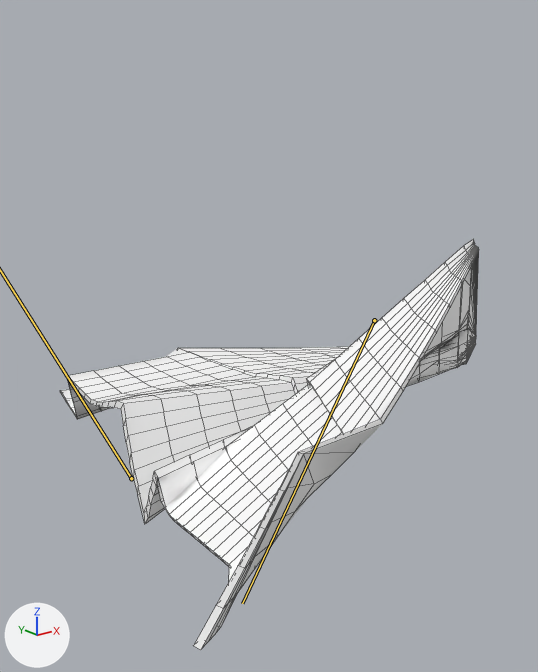
One commit to the FBX model SparkleLeaf/Assets/Art/Models/paperPlane.fbx: the scene before it, then after it.
Camera for both pictures: a 50 mm camera at (-0.1007, -0.1022, 0.0746) aimed at (-0.0016, 0.0216, 0.0251). Lighting does not change. The marker at lower left points along +X, +Y and +Z. Both versions are drawn at frame 2 of the action 'rotateLidle'; the numbers are the values there. The bones that change are drawn over the model as lines. Mesh edges are drawn as thin lines.
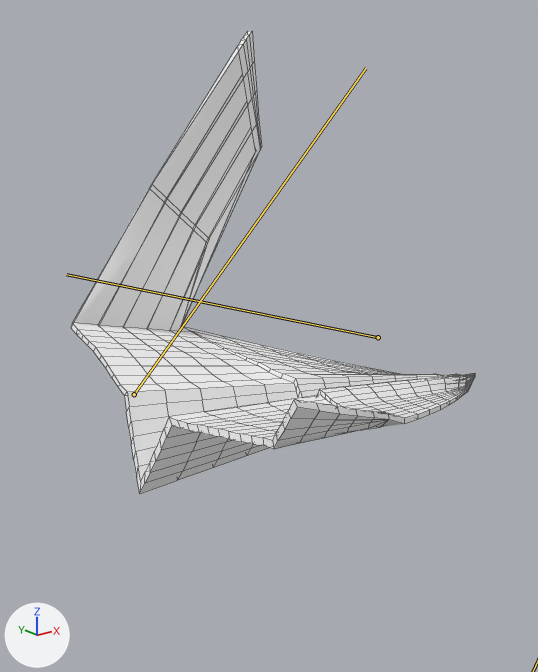
The edits, one by one:
Bone 'spine_L' (bone_spine_l) turns from (-13, 0, 0) to (0, 0, 0) degrees about its own x, y and z.
Bone 'wing_01_L' (bone_wing_01_l) turns from (-22, 0, 0) to (0, 0, 0) degrees about its own x, y and z.
Bone 'wing_02_L' (bone_wing_02_l) turns from (2, 0, 0) to (3, 0, 0) degrees about its own x, y and z.
Bone 'wing_03_L' (bone_wing_03_l) turns from (-39, 0, 0) to (-5, 0, 0) degrees about its own x, y and z.
Bone 'spine_R' (bone_spine_r) turns from (-4, 0, 0) to (0, 0, 0) degrees about its own x, y and z.
Bone 'wing_02_R' (bone_wing_02_r) turns from (-6, 0, 0) to (4, 0, 0) degrees about its own x, y and z.
Bone 'wing_03_R' (bone_wing_03_r) turns from (-13, 0, 0) to (59, 0, 0) degrees about its own x, y and z.

Boxes [x1, y1, x2, y2] around the edits, measured in the pictures (538 x 672 px):
'plane', posed (13% taller): before [60, 239, 479, 650]; after [71, 30, 475, 493]
bone 'wing_03_R', root to tip: before (374, 320) to (242, 603); after (378, 337) to (66, 274)
